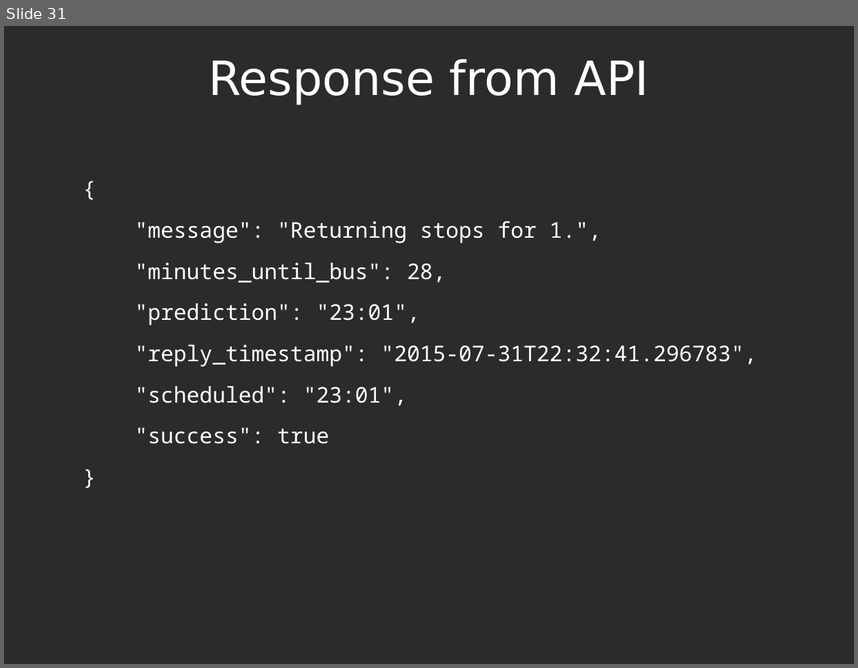
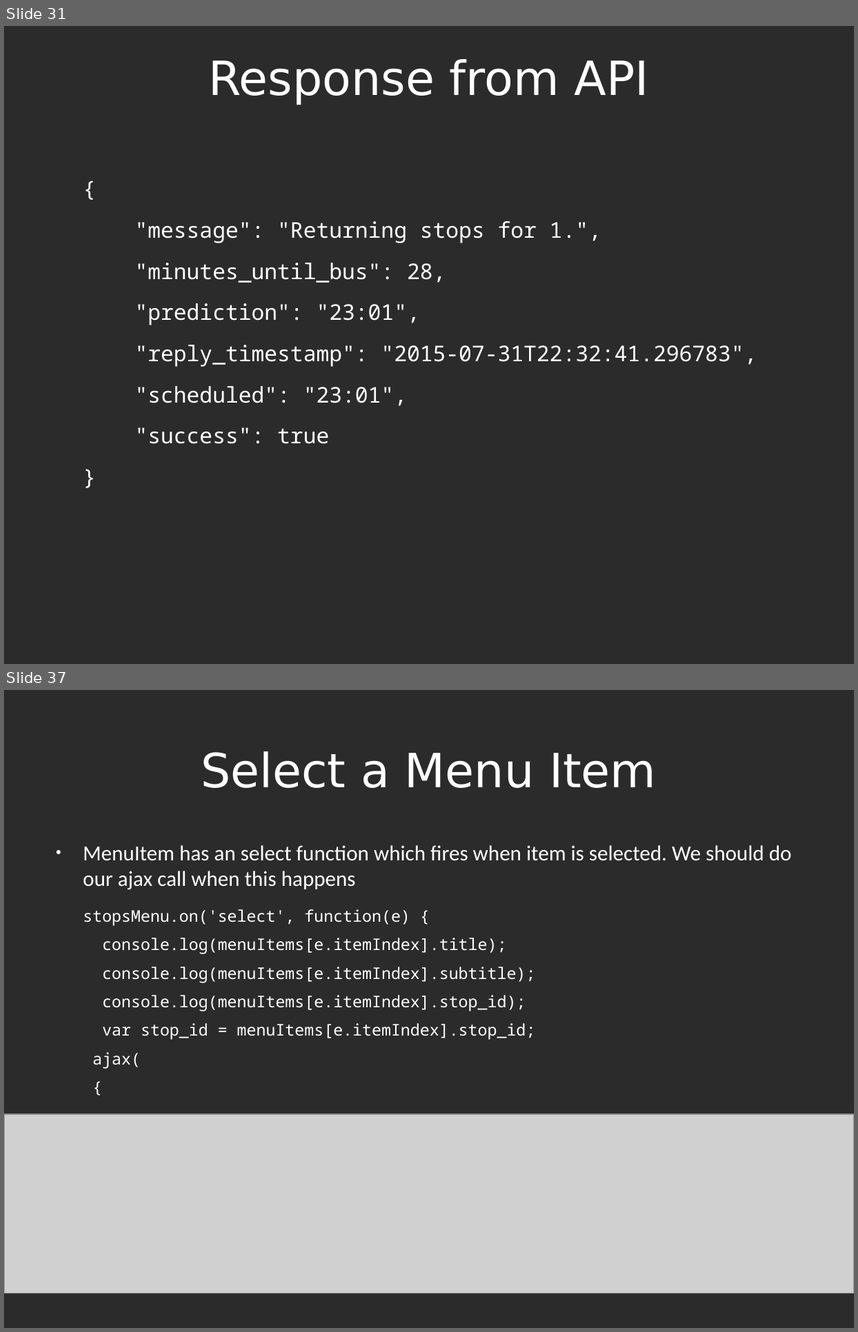
Before and after one commit to bormesh/buspebble, a slide deck: docs/pyohio talk.odp. Shown one above the other, each under a label of ours: slide 31 before the commit, slides 31 and 37 after it; the slides between them are not shown. The pictures are 858x668 and 858x1332 pixels, drawn with LibreOffice and Linux fonts; fonts in the diff are those of the drawing; grey boxes stand for pictures; background and template pictures are left out; a plain dark background stands for a picture behind light text. Boxes give left, top, right and bottom in pixels: in the first picture for what was removed or moved away, otherwise in the second. Text is boxed around its words. In the diff, an @@ line names an element or a change of style, - is before the commit and + after.

```diff
--- a/docs/pyohio talk.odp
+++ b/docs/pyohio talk.odp
@@ slide 37 added at (x1=4, y1=690, x2=854, y2=1328), background picture (left out) @@
@@ title added at (x1=201, y1=751, x2=656, y2=788), 44 pt, text #FFFFFF @@
+Select a Menu Item
@@ text added at (x1=83, y1=845, x2=792, y2=1069), 15 pt, text #FFFFFF @@
+● MenuItem has an select function which fires when item is selected. We should do our ajax call when this happens
+stopsMenu.on('select', function(e) {
+console.log(menuItems[e.itemIndex].title);
+console.log(menuItems[e.itemIndex].subtitle);
+console.log(menuItems[e.itemIndex].stop_id);
+var stop_id = menuItems[e.itemIndex].stop_id;
+ajax(
+{
@@ picture added at (x1=4, y1=1114, x2=854, y2=1293) @@
```
Also in this commit, not shown: 2 slides changed, 7 other slides added, 5 slides removed.
